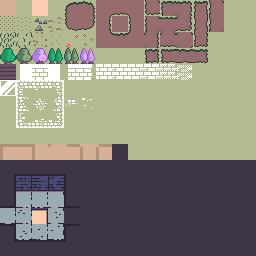
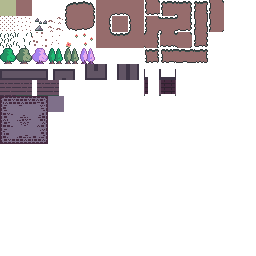
Layered file, before and after one edit (256x256). Changes by layer:
removed layer "Paint Layer 3" over [0, 0, 64, 192]
removed layer "SATURATED TILES" over [0, 0, 256, 256]
removed layer "Paint Layer 4(pasted)" over [0, 0, 256, 256]
added layer "SATURATED TILES Merged" above "Tile Maps" over [0, 0, 256, 256]
hid "Dungeon", painted on it over [0, 0, 256, 256]
hid "Grass", painted on it over [0, 0, 256, 256]
